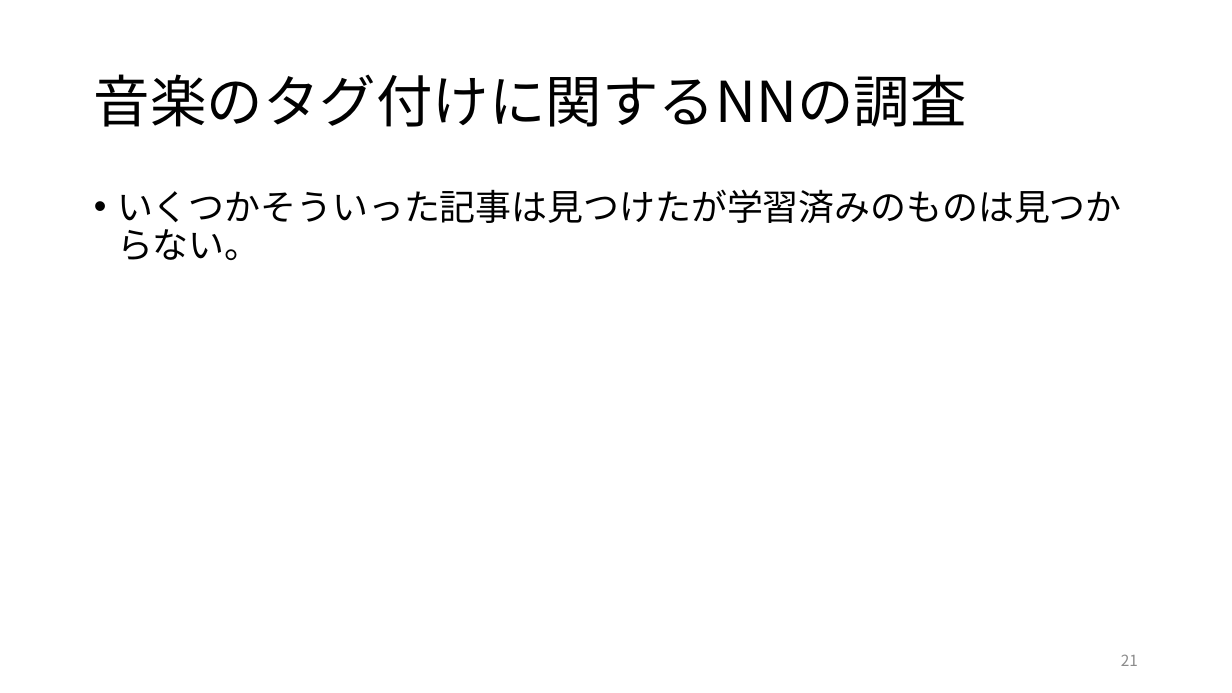
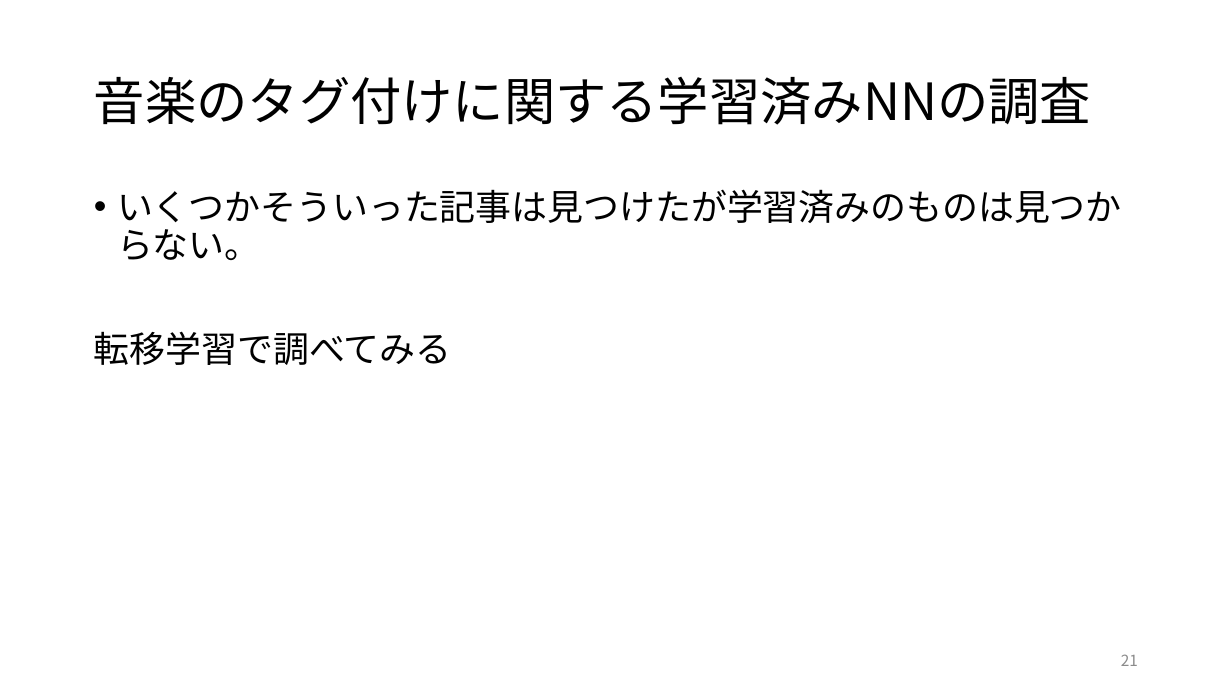
Before and after one commit to kait-takanolab/1821144-yoshii-thesis, a slide deck: slide 21 of 1821144_yoshii_sotsuken.pptx. Drawn at 1232x693 pixels with LibreOffice and Linux fonts; fonts in the diff are those of the drawing. Boxes give left, top, right and bottom in pixels: in the first picture for what was removed or moved away, otherwise in the second. Text is boxed around its words. In the diff, an @@ line names an element or a change of style, - is before the commit and + after.

```diff
--- a/1821144_yoshii_sotsuken.pptx
+++ b/1821144_yoshii_sotsuken.pptx
@@ title at [94,77,1091,125]: text changed; size 44 to 40 pt @@
-音楽のタグ付けに関するNNの調査
+音楽のタグ付けに関する学習済みNNの調査
@@ text at [94,331,451,365]: paragraph added @@
+転移学習で調べてみる
```
Also in this commit, not shown: 2 other slides changed, 1 slide added.
